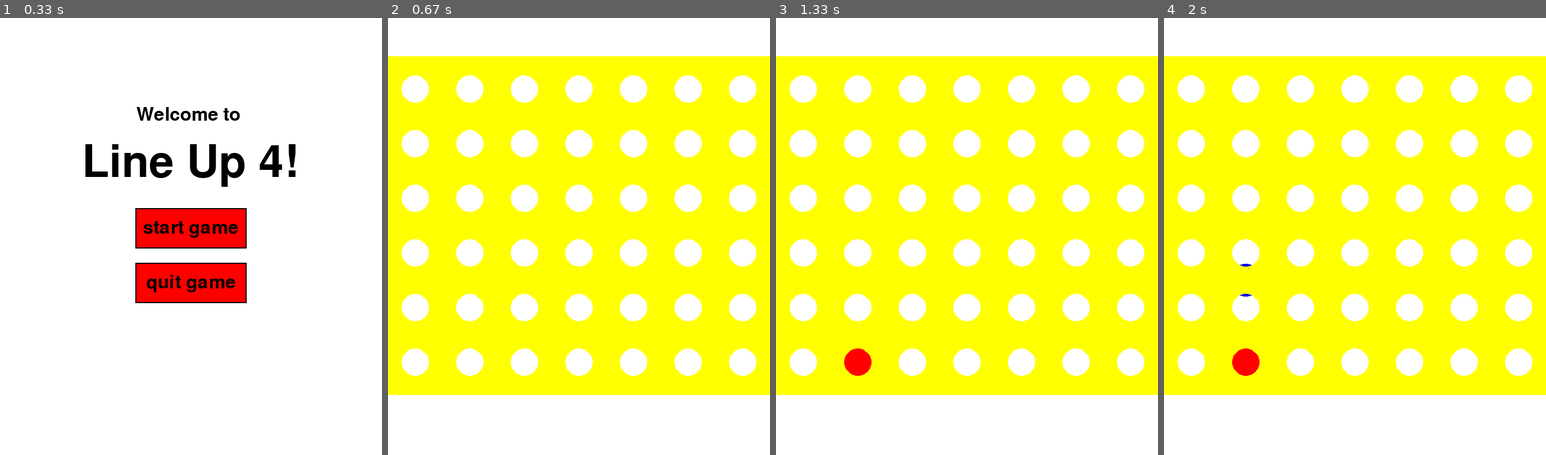
Above: before the commit, frames 1-4 (left to right).
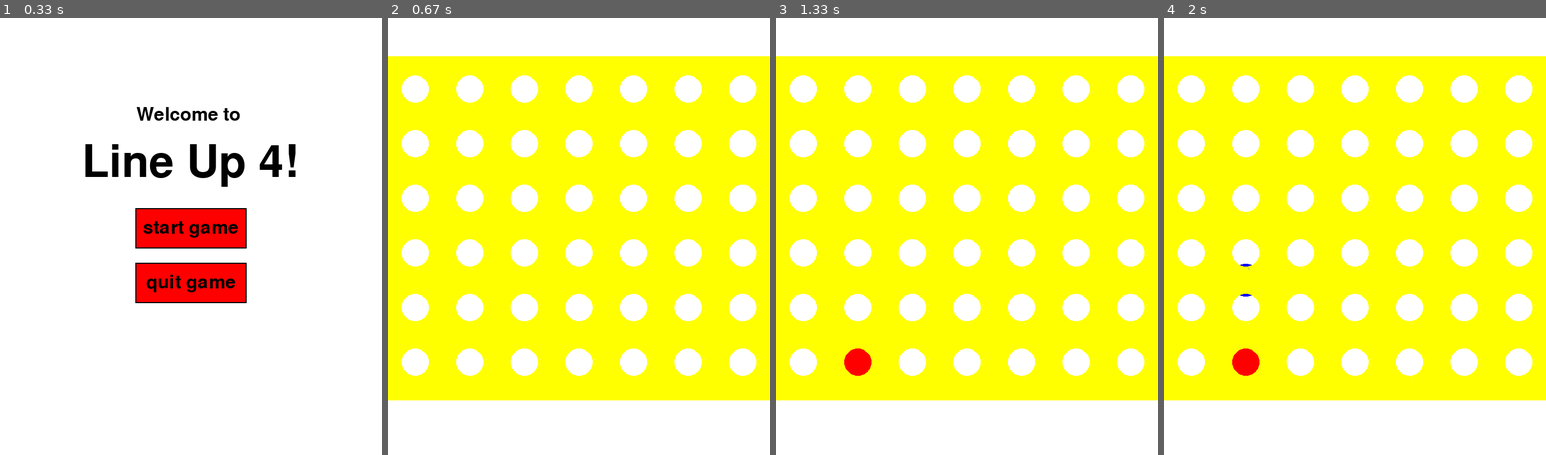
Above: after the commit, the same moments.

Repository: daniil-oliynyk/CSC290-Project
Game: pygame game, started from src/Main.py
Same seed, same stepped clock (60 frames per second), same inputs: the game is played once before the commit and once after it.
Inputs (mouse positions are in pixels of both pictures, inside the frame that each line leads up to):
- Up to frame 1 (0.33 s): no input
- Up to frame 2 (0.67 s): click (579, 236) at 0.38 s
- Up to frame 3 (1.33 s): click (875, 240) at 0.73 s
- Up to frame 4 (2 s): click (1263, 149) at 1.57 s

Frame 1 is identical in both runs. In frame 2, 1.2% of the frame differs, in the area x 0-100%, y 86-88%; in frame 3, 1.2%; in frame 4, 1.2%.

Commit message:
Cleaned up code in View.py

Diff:
--- a/src/View.py
+++ b/src/View.py
@@ -58,55 +58,25 @@
             #graphics for the connect four gameboard
             #vertical lines
             self.pygame.draw.rect(self.win, yellow , pygame.Rect(0,80, 20, 600), 0)
-            self.pygame.draw.rect(self.win, yellow , pygame.Rect(80,80, 40, 600), 0)
-            #self.pygame.draw.line(self.win,(255,255,255), (100,100),(100,700))
-            self.pygame.draw.rect(self.win, yellow, pygame.Rect(180,80, 40, 600), 0)
-            #self.pygame.draw.line(self.win,(255,255,255), (200,100),(200,700))
-            self.pygame.draw.rect(self.win, yellow, pygame.Rect(280,80, 40, 600), 0)
-            #self.pygame.draw.line(self.win,(255,255,255), (300,100),(300,700))
-            self.pygame.draw.rect(self.win, yellow, pygame.Rect(380,80, 40, 600), 0)
-            #self.pygame.draw.line(self.win,(255,255,255), (400,100),(400,700))
-            self.pygame.draw.rect(self.win, yellow, pygame.Rect(480,80, 40, 600), 0)
-            #self.pygame.draw.line(self.win,(255,255,255), (500,100),(500,700))
-            self.pygame.draw.rect(self.win, yellow, pygame.Rect(580,80, 40, 600), 0)
-            #self.pygame.draw.line(self.win,(255,255,255), (600,100),(600,700))
-            self.pygame.draw.rect(self.win, yellow, pygame.Rect(680,80, 40, 600), 0)
+            for i in range(7):
+                self.pygame.draw.rect(self.win, yellow , pygame.Rect(80 + 100*i,80, 40, 600), 0)
 
             #horizontal lines
+            self.pygame.draw.rect(self.win, yellow, pygame.Rect(0,70, 700, 30), 0)
+            for i in range(6):
+                self.pygame.draw.rect(self.win, yellow, pygame.Rect(0,160 + 100*i, 700, 40), 0)
 
-            self.pygame.draw.rect(self.win, yellow, pygame.Rect(0,70, 700, 30), 0)
-            self.pygame.draw.rect(self.win, yellow, pygame.Rect(0,160, 700, 40), 0)
-            #self.pygame.draw.line(self.win,(255,255,255), (0,170), (700,175))
-            self.pygame.draw.rect(self.win, yellow, pygame.Rect(0,260, 700, 40), 0)
-            #self.pygame.draw.line(self.win,(255,255,255), (0,270), (700,275))
-            self.pygame.draw.rect(self.win, yellow, pygame.Rect(0,360, 700, 40), 0)
-            #self.pygame.draw.line(self.win,(255,255,255), (0,370), (700,375))
-            self.pygame.draw.rect(self.win, yellow, pygame.Rect(0,460, 700, 40), 0)
-            #self.pygame.draw.line(self.win,(255,255,255), (0,475), (700,475))
-            self.pygame.draw.rect(self.win, yellow, pygame.Rect(0,560, 700, 40), 0)
-            #self.pygame.draw.line(self.win,(255,255,255), (0,575), (700,575))
-            self.pygame.draw.rect(self.win, yellow, pygame.Rect(0,660, 700, 30), 0)
-
-            #circles
             for i in range(6):
                 for j in range(7):
+                    #circle outlines
                     pygame.draw.circle(self.win, yellow, (100* j + 50, 100*i + 130), 30, 5)
-            #pygame.draw.circle(self.win, yellow, (450, 530), 30, 5)
-            #Triangles to fill in the gaps between the circls and rectangles
-            for i in range(6):
-                for j in range(7):
+                    #Triangles to fill in the gaps between the circles and rectangles
                     pygame.draw.polygon(self.win, yellow, [(100*j + 20, 100*i + 100),\
                                                             (100*j + 45, 100*i + 100), (100*j + 20, 100*i + 124)])
-            for i in range(6):
-                for j in range(7):
                     pygame.draw.polygon(self.win, yellow, [(100*j + 54, 100*i + 100),\
                                                             (100*j + 80, 100*i + 100), (100*j + 80, 100*i + 124)])
-            for i in range(6):
-                for j in range(7):
                     pygame.draw.polygon(self.win, yellow, [(100*j + 20, 100*i + 135),\
                                                             (100*j + 45, 100*i + 160), (100*j + 20, 100*i + 160)])
-            for i in range(6):
-                for j in range(7):
                     pygame.draw.polygon(self.win, yellow, [(100*j + 80, 100*i + 135),\
                                                             (100*j + 55, 100*i + 160), (100*j + 80, 100*i + 160)])
 
